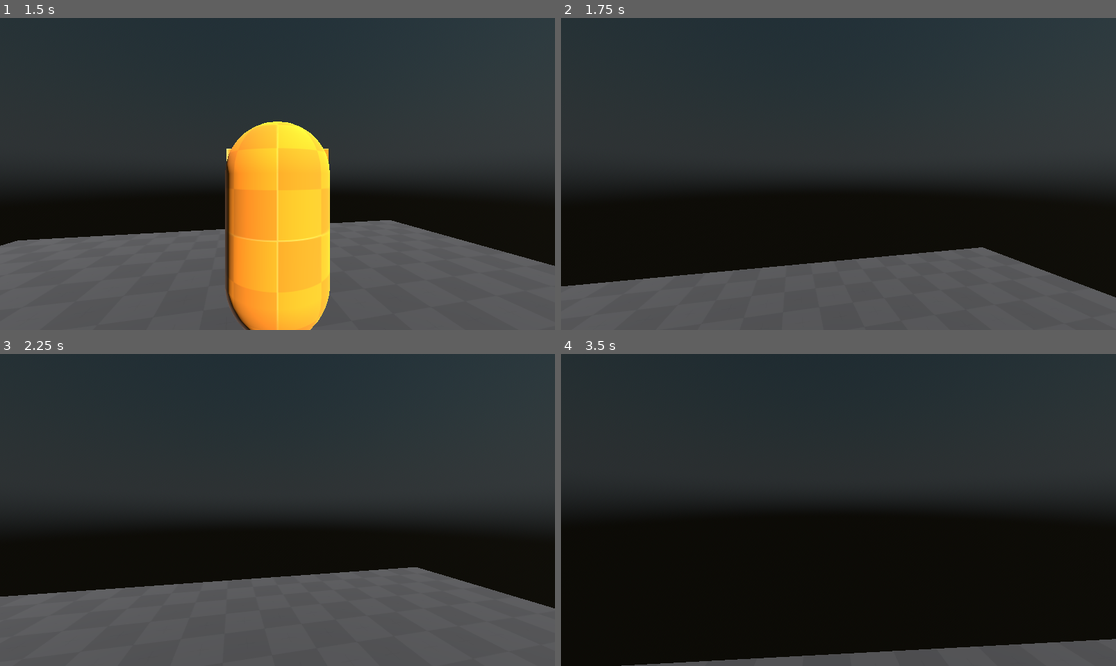
Above: before the commit, frames 1-4 (two rows, left to right).
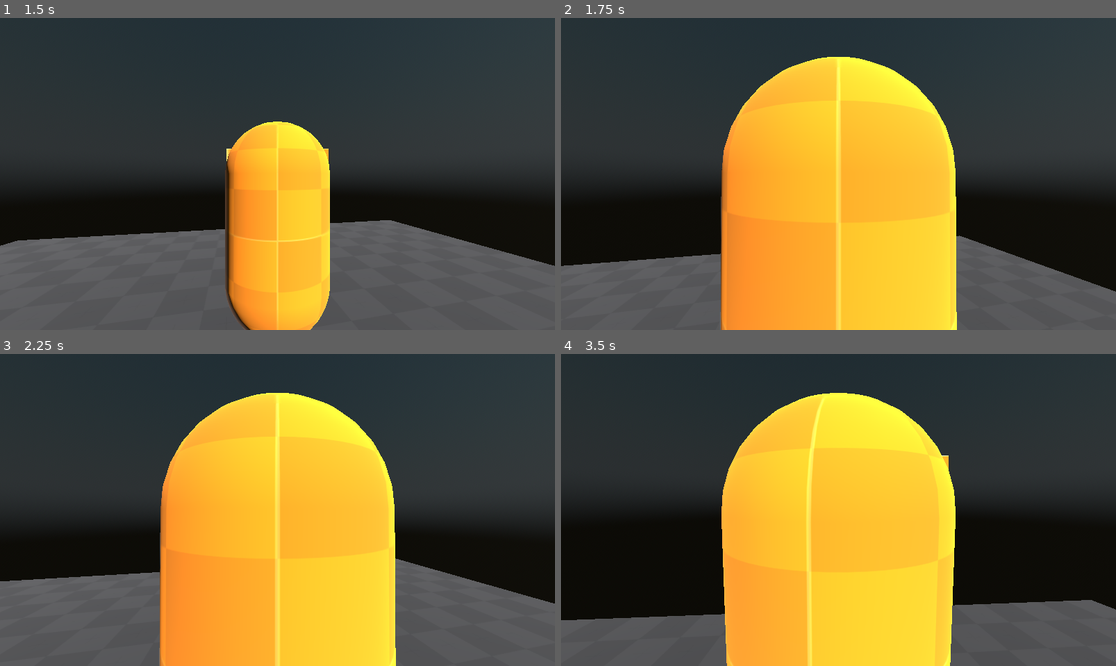
Above: after the commit, the same moments.

Repository: FroggLeo/driving-game
Game: Godot game, scene res://world.tscn
The game is run twice, just before and just after one commit, with the same random seed, the same clock (stepped at 60 frames per second) and the same inputs.
Inputs (mouse positions are in pixels of both pictures, inside the frame that each line leads up to):
- Up to frame 1 (1.5 s): tap Enter at 0.5 s; move the mouse to (305, 174) at 0.52 s; hold W (move_forward) 0.53-1.28 s; hold Mouse wheel up (zoom_in) 0.53-1.28 s; tap Space (jump) at 0.77 s; tap Mouse wheel down (zoom_out) at 0.8, 1.35 s; move the mouse to (166, 189) at 1.27 s; hold S (move_back) from 1.28 s (still down)
- Up to frame 2 (1.75 s): keep holding S (move_back); tap Space (jump) at 1.52 s; tap Mouse wheel up (zoom_in) at 1.55 s
- Up to frame 3 (2.25 s): move the mouse to (288, 503) at 2.02 s; release S (move_back) at 2.03 s; hold W (move_forward) from 2.03 s (still down); hold Right mouse button (move_camera) from 2.03 s (still down)
- Up to frame 4 (3.5 s): keep holding W (move_forward); tap Mouse wheel down (zoom_out) at 2.3 s; move the mouse to (832, 516) at 2.77 s; release Right mouse button (move_camera) at 2.78 s; tap Mouse wheel up (zoom_in) at 2.85 s; tap Space (jump) at 3.02 s

Frame 1 is identical in both runs. In frame 2, 36% of the frame differs, in the area x 0-100%, y 12-100%; in frame 3, 35%; in frame 4, 41%.

Commit message:
fix mouse not locking when switching to 1st person

Diff:
--- a/godot_project/player/player.gd
+++ b/godot_project/player/player.gd
@@ -41,12 +41,10 @@
 	if first_person:
 		if event.is_action_pressed("zoom_out"):
 			%third_person_spring.spring_length = Global.zoom_inc
-			#%third_person_spring.set = Vector3(45, 45, 45)
 			%third_person_spring.rotation = %first_person_cam.rotation
 			$third_person_spring/third_person_cam.make_current()
 			Input.set_mouse_mode(Input.MOUSE_MODE_VISIBLE)
-	elif %third_person_spring.spring_length == Global.zoom_inc:
-		if event.is_action_pressed("zoom_in"):
+		elif get_viewport().get_camera_3d() == $third_person_spring/third_person_cam:
 			rotation.y = %third_person_spring.global_transform.basis.get_euler().y
 			%first_person_cam.rotation.x = %third_person_spring.rotation.x
 			%first_person_cam.rotation.z = %third_person_spring.rotation.z
